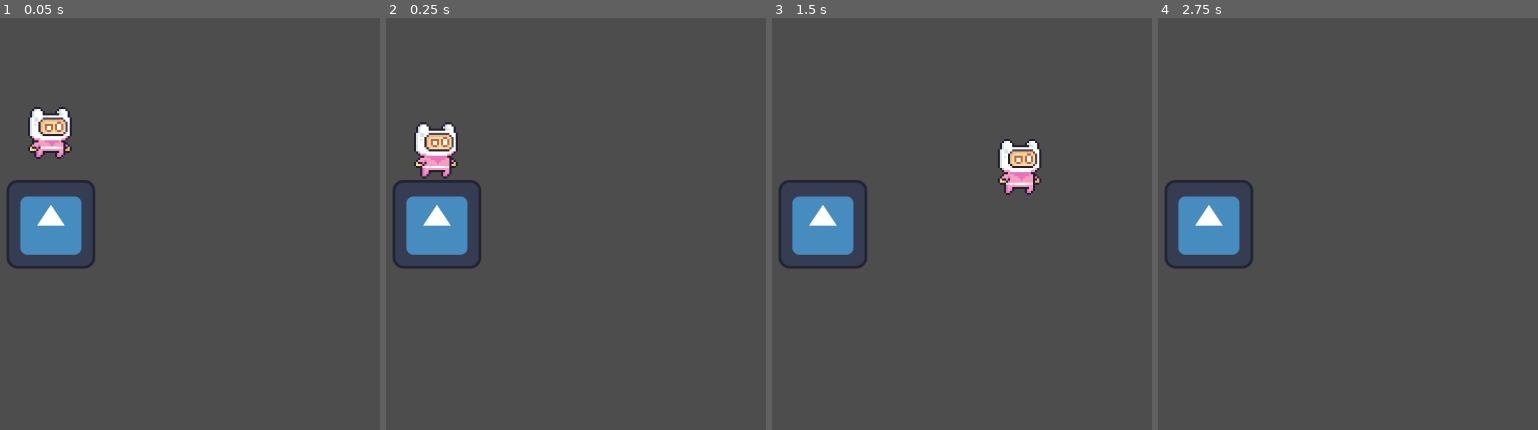
Above: before the commit, frames 1-4 (left to right).
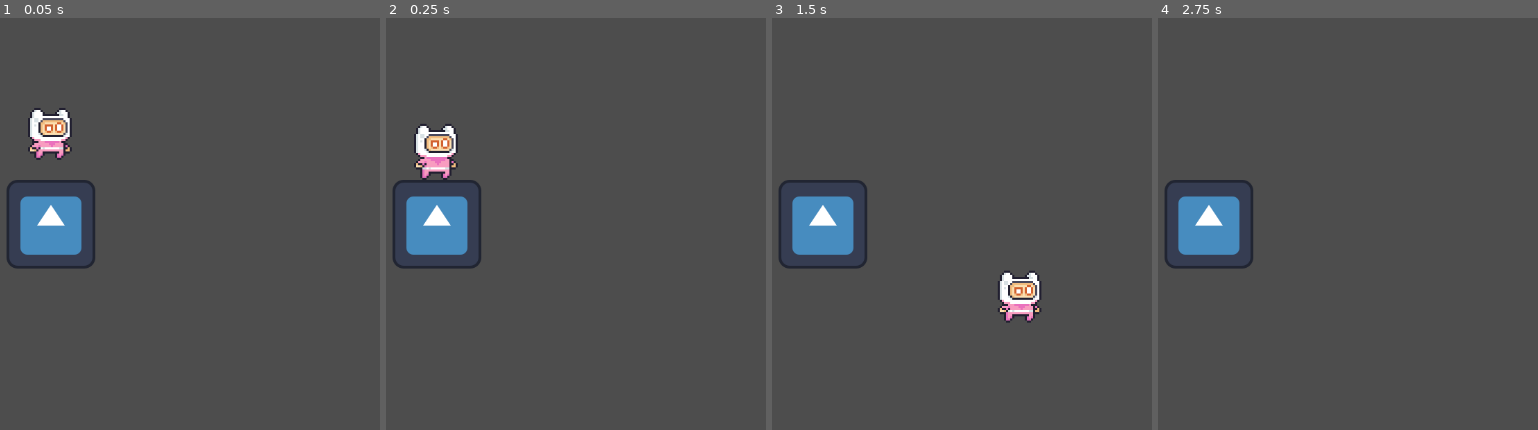
Above: after the commit, the same moments.

Repository: baishnabikumari/Up-Up
Game: Godot game, scene res://scenes/main.tscn
The game is run twice, just before and just after one commit, with the same random seed, the same clock (stepped at 60 frames per second) and the same inputs. The engine's default icon, where the game draws it, is replaced by a stand-in: a white triangle on a blue panel in a dark square.
Inputs:
- Up to frame 1 (0.05 s): no input
- Up to frame 2 (0.25 s): no input
- Up to frame 3 (1.5 s): tap Enter at 0.5 s; hold D (right) from 0.53 s (still down); tap W (jump) at 0.6, 0.77, 1.07 s; tap Alt at 1.35 s
- Up to frame 4 (2.75 s): tap W (jump) at 1.52, 1.55, 1.82, 2.3 s; release D (right) at 2.03 s; hold A (left) from 2.03 s (still down); tap Shift at 2.1 s

The runs differ from the first frame. In frame 1, 0.4% of the frame differs, in the area x 7-19%, y 21-35%; in frame 2, 0.6%; in frame 3, 2.2%, in the area x 59-71%, y 29-75%; in frame 4, nothing differs.

Commit message:
added script for animatedsprite2d and for jump sound added audiostramplayer2d inside the script also added jump sound effect using that audiostreamplayer2D

Diff:
--- a/project.godot
+++ b/project.godot
@@ -41,6 +41,10 @@
 ]
 }
 
+[physics]
+
+2d/default_gravity=2500.0
+
 [rendering]
 
 renderer/rendering_method="gl_compatibility"
--- a/scenes/player.tscn
+++ b/scenes/player.tscn
@@ -1,10 +1,11 @@
-[gd_scene load_steps=38 format=3 uid="uid://b5tb77p64luih"]
+[gd_scene load_steps=39 format=3 uid="uid://b5tb77p64luih"]
 
 [ext_resource type="Texture2D" uid="uid://dgf8aesa043yt" path="res://assets/images/player/Hit (32x32).png" id="1_dqkch"]
 [ext_resource type="Script" uid="uid://ccpplsmgg1kpu" path="res://scripts/player.gd" id="1_qlg0r"]
 [ext_resource type="Texture2D" uid="uid://tdukpxycf1vg" path="res://assets/images/player/Idle (32x32).png" id="2_qlg0r"]
 [ext_resource type="Texture2D" uid="uid://b8vrev6uk574p" path="res://assets/images/player/Jump (32x32).png" id="3_tuyoq"]
 [ext_resource type="Texture2D" uid="uid://xp6nng5wvnah" path="res://assets/images/player/Run (32x32).png" id="4_fjrip"]
+[ext_resource type="AudioStream" uid="uid://drycv2gxuu1uv" path="res://assets/sounds/jump.wav" id="6_tuyoq"]
 
 [sub_resource type="AtlasTexture" id="AtlasTexture_dw050"]
 atlas = ExtResource("1_dqkch")
@@ -258,3 +259,6 @@
 [node name="CollisionShape2D" type="CollisionShape2D" parent="."]
 position = Vector2(0.5, 3.3333335)
 shape = SubResource("RectangleShape2D_qlg0r")
+
+[node name="jumpSound" type="AudioStreamPlayer2D" parent="."]
+stream = ExtResource("6_tuyoq")
--- a/scripts/player.gd
+++ b/scripts/player.gd
@@ -1,18 +1,27 @@
 extends CharacterBody2D
-
+@onready var animated_sprite_2d: AnimatedSprite2D = $AnimatedSprite2D
+@onready var jump_sound: AudioStreamPlayer2D = $jumpSound
 
 const SPEED = 300.0
-const JUMP_VELOCITY = -400.0
+const JUMP_VELOCITY = -850.0
 
 
 func _physics_process(delta: float) -> void:
+	#animation
+	if velocity.x > 1 or velocity.x < -1:
+		animated_sprite_2d.animation = "run"
+	else:
+		animated_sprite_2d.animation = "idle"
+
 	# Add the gravity.
 	if not is_on_floor():
 		velocity += get_gravity() * delta
+		animated_sprite_2d.animation = "idle"
 
 	# Handle jump.
 	if Input.is_action_just_pressed("jump") and is_on_floor():
 		velocity.y = JUMP_VELOCITY
+		jump_sound.play()
 
 	# Get the input direction and handle the movement/deceleration.
 	var direction := Input.get_axis("left", "right")
@@ -22,3 +31,8 @@
 		velocity.x = move_toward(velocity.x, 0, SPEED)
 
 	move_and_slide()
+
+	if direction == 1.0:
+		animated_sprite_2d.flip_h = false
+	elif direction == -1.0:
+		animated_sprite_2d.flip_h = true
Not shown, added: assets/sounds/jump.wav.import
Not shown, added: assets/sounds/jump.wav
